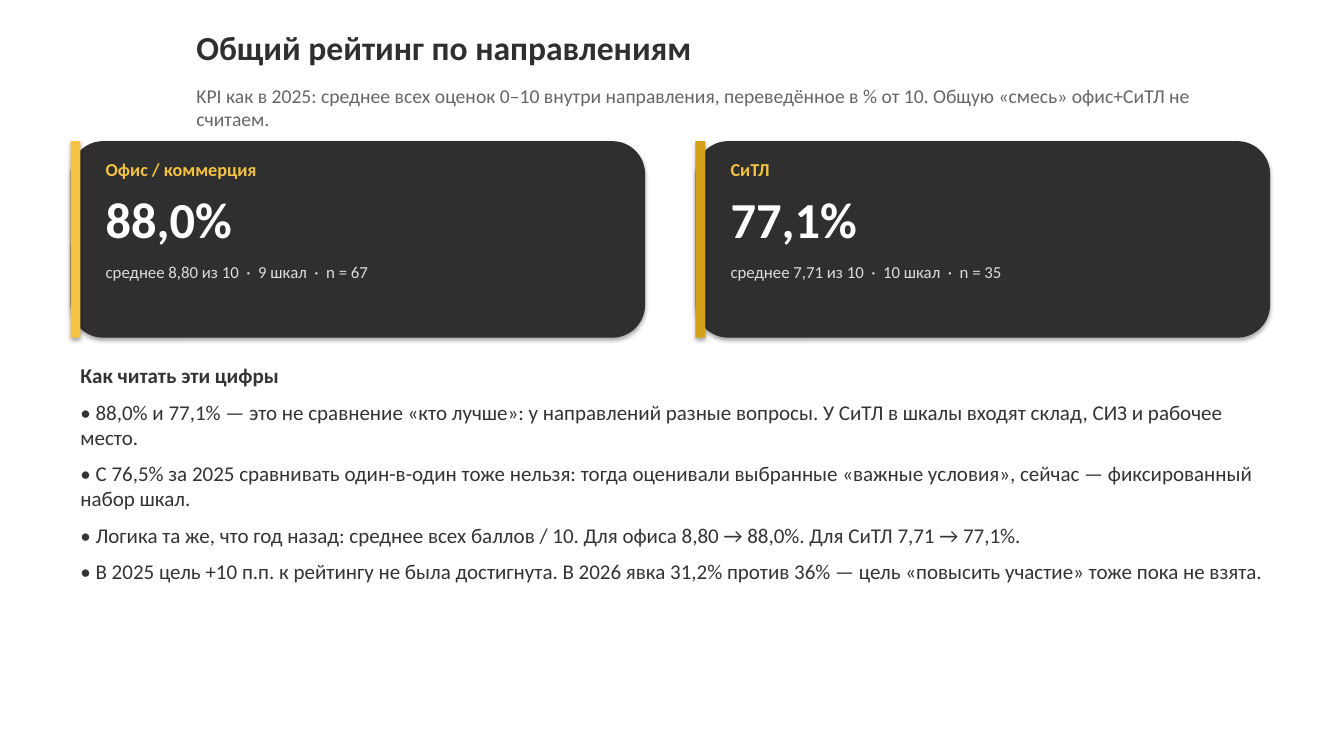
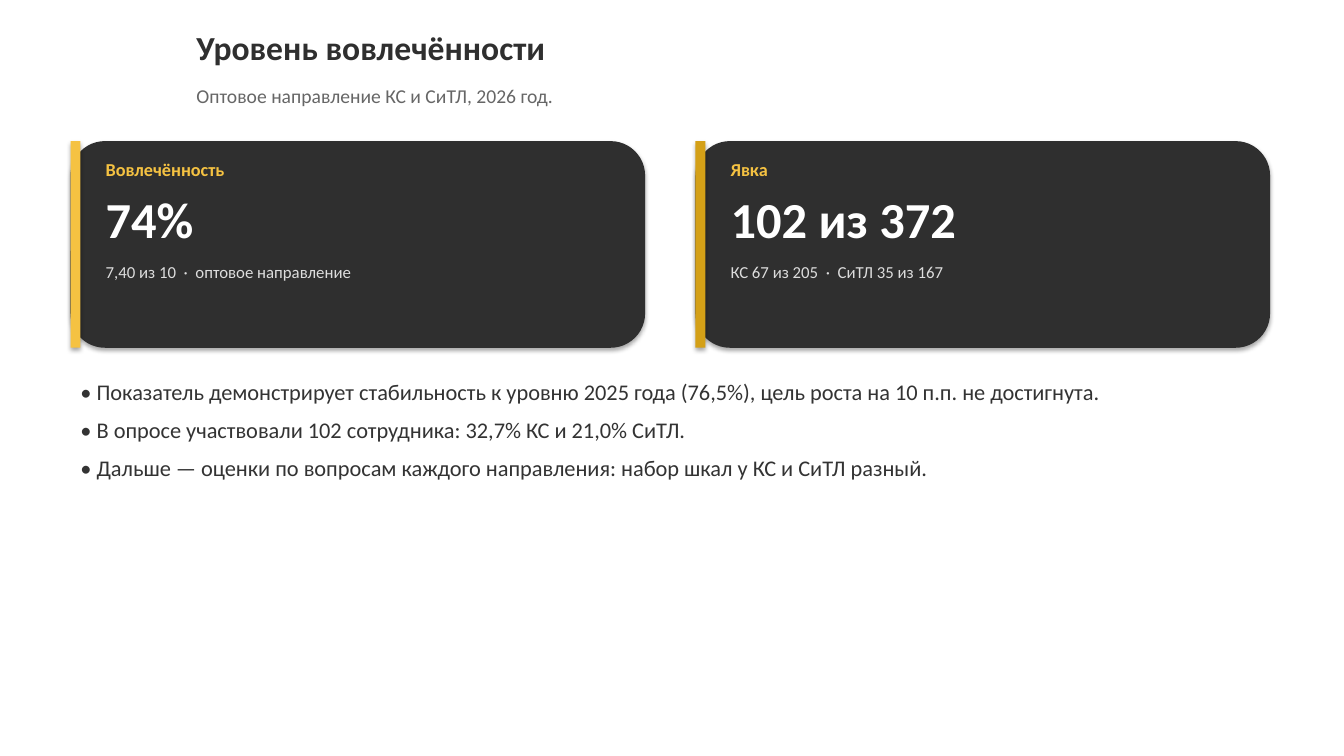
Before and after one commit to mclounge8-prog/imperialmc, a slide deck: slide 4 of reports/Otsenka_Vovlechennosti_2026_god.pptx (slide 3 before the commit). Drawn at 1344x756 pixels with LibreOffice and Linux fonts; fonts in the diff are those of the drawing; background and template pictures are left out. Boxes give left, top, right and bottom in pixels: in the first picture for what was removed or moved away, otherwise in the second. Text is boxed around its words. In the diff, an @@ line names an element or a change of style, - is before the commit and + after.

```diff
--- a/reports/Otsenka_Vovlechennosti_2026_god.pptx
+++ b/reports/Otsenka_Vovlechennosti_2026_god.pptx
@@ text at <box>196,37,545,66</box>: text changed @@
-Общий рейтинг по направлениям
+Уровень вовлечённости
@@ text removed at <box>196,89,1189,126</box> @@
-KPI как в 2025: среднее всех оценок 0–10 внутри направления, переведённое в % от 10. Общую «смесь» офис+СиТЛ не считаем.
@@ text added at <box>196,90,553,106</box>, 14 pt, text #666666 @@
+Оптовое направление КС и СиТЛ, 2026 год.
@@ rounded rectangle: place and size @@
-rounded rectangle at <box>71,141,645,338</box>
+rounded rectangle at <box>71,141,645,348</box>
@@ rectangle: place and size @@
-rectangle at <box>71,141,81,338</box>
+rectangle at <box>71,141,81,348</box>
@@ rounded rectangle: place and size @@
-rounded rectangle at <box>696,141,1270,338</box>
+rounded rectangle at <box>696,141,1270,348</box>
@@ rectangle: place and size @@
-rectangle at <box>696,141,706,338</box>
+rectangle at <box>696,141,706,348</box>
@@ text at <box>106,163,225,176</box>: text changed @@
-Офис / коммерция
+Вовлечённость
@@ text at <box>731,164,768,176</box>: text changed @@
-СиТЛ
+Явка
@@ text at <box>106,203,194,239</box>: text changed @@
-88,0%
+74%
@@ text at <box>731,205,956,239</box>: text changed @@
-77,1%
+102 из 372
@@ text at <box>106,267,351,281</box>: text changed @@
-среднее 8,80 из 10 · 9 шкал · n = 67
+7,40 из 10 · оптовое направление
@@ text at <box>731,266,944,278</box>: text changed @@
-среднее 7,71 из 10 · 10 шкал · n = 35
+КС 67 из 205 · СиТЛ 35 из 167
@@ text at <box>97,384,1099,480</box>: text changed; size 15 to 16 pt @@
-Как читать эти цифры
-• 88,0% и 77,1% — это не сравнение «кто лучше»: у направлений разные вопросы. У СиТЛ в шкалы входят склад, СИЗ и рабочее место.
-• С 76,5% за 2025 сравнивать один-в-один тоже нельзя: тогда оценивали выбранные «важные условия», сейчас — фиксированный набор шкал.
-• Логика та же, что год назад: среднее всех баллов / 10. Для офиса 8,80 → 88,0%. Для СиТЛ 7,71 → 77,1%.
-• В 2025 цель +10 п.п. к рейтингу не была достигнута. В 2026 явка 31,2% против 36% — цель «повысить участие» тоже пока не взята.
+• Показатель демонстрирует стабильность к уровню 2025 года (76,5%), цель роста на 10 п.п. не достигнута.
+• В опросе участвовали 102 сотрудника: 32,7% КС и 21,0% СиТЛ.
+• Дальше — оценки по вопросам каждого направления: набор шкал у КС и СиТЛ разный.
```
Also in this commit, not shown: 6 other slides changed, 1 slide added, 1 other file.
